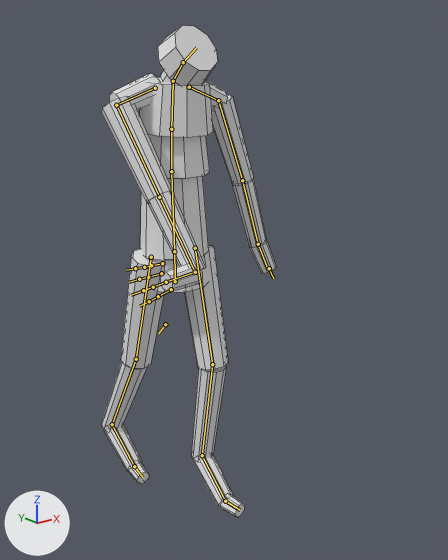
One commit to the FBX model WhipItUp-Blender/exports/WhipAnim_Body.fbx: the scene before it, then after it.
Both versions are drawn from a 50 mm lens placed at (-1.292, -1.889, 1.668), pointed at (0.139, -0.099, 0.953). The axes (+X, +Y, +Z) are drawn at lower left. The lights are the same throughout. The first picture is the older version. Both versions are drawn at frame 13 of the action 'ValheimPlayer|Body_W3_Overhand'; the numbers are the values there. The bones that change, and the others that lie on the model, are drawn over the model as lines. Mesh edges are drawn as thin lines.

The first picture shows 'BodyProxy'.
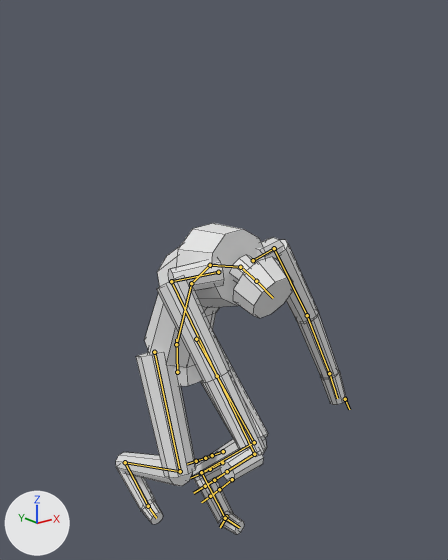
Pixel boxes (x1, y1, x2, y2) of what changed, in the pictures (448 x 560 px):
'BodyProxy', posed (32% wider, 37% shorter)
    before: (102, 26, 276, 517)
    after: (116, 223, 346, 534)
bone 'Hips', root to tip
    before: (175, 281) to (174, 245)
    after: (177, 372) to (176, 339)
bone 'Spine', root to tip
    before: (174, 251) to (171, 171)
    after: (176, 344) to (191, 283)
bone 'Spine1', root to tip
    before: (171, 171) to (171, 129)
    after: (191, 283) to (210, 265)
bone 'Spine2', root to tip
    before: (171, 129) to (173, 81)
    after: (210, 265) to (240, 267)
bone 'Head', root to tip
    before: (183, 62) to (196, 47)
    after: (256, 281) to (273, 298)
bone 'LeftArm', root to tip
    before: (218, 100) to (242, 180)
    after: (274, 248) to (307, 315)
bone 'LeftForeArm', root to tip
    before: (242, 180) to (258, 244)
    after: (307, 315) to (329, 373)
bone 'RightArm', root to tip
    before: (116, 105) to (159, 197)
    after: (171, 281) to (217, 376)
bone 'LeftUpLeg', root to tip
    before: (195, 248) to (212, 364)
    after: (196, 339) to (254, 442)
bone 'LeftLeg', root to tip
    before: (212, 364) to (202, 455)
    after: (254, 442) to (201, 472)
bone 'LeftFoot', root to tip
    before: (202, 455) to (225, 501)
    after: (201, 472) to (225, 518)
bone 'RightUpLeg', root to tip
    before: (151, 257) to (136, 359)
    after: (154, 352) to (180, 471)
bone 'RightLeg', root to tip
    before: (136, 359) to (112, 424)
    after: (180, 471) to (125, 462)
bone 'RightFoot', root to tip
    before: (112, 424) to (134, 466)
    after: (125, 462) to (148, 506)

The change, as a diff of the scene's bpy script:
```diff
--- a/WhipItUp-Blender/exports/WhipAnim_Body.fbx.py
+++ b/WhipItUp-Blender/exports/WhipAnim_Body.fbx.py
@@ bone_hips @@
 bone_hips = bpy.data.objects['ValheimPlayer'].pose.bones['Hips']
-bone_hips.location = (0.0, -0.04, 0.0)
+bone_hips.location = (0.0, -0.422, 0.0)
@@ bone_spine @@
 bone_spine = bpy.data.objects['ValheimPlayer'].pose.bones['Spine']  # child of 'Hips'
-bone_spine.rotation_quaternion = (0.999, 0.032, 0.008, 0.002)  # degrees (4, 1, 0)
+bone_spine.rotation_quaternion = (0.975, 0.222, 0.007, 0.009)  # degrees (26, 1, 1)
@@ bone_spine1 @@
 bone_spine1 = bpy.data.objects['ValheimPlayer'].pose.bones['Spine1']  # child of 'Spine'
-bone_spine1.rotation_quaternion = (0.999, 0.038, 0.009, 0.002)  # degrees (4, 1, 0)
+bone_spine1.rotation_quaternion = (0.966, 0.258, 0.008, 0.011)  # degrees (30, 1, 1)
@@ bone_spine2 @@
 bone_spine2 = bpy.data.objects['ValheimPlayer'].pose.bones['Spine2']  # child of 'Spine1'
-bone_spine2.rotation_quaternion = (0.999, 0.038, 0.009, 0.002)  # degrees (4, 1, 0)
+bone_spine2.rotation_quaternion = (0.966, 0.258, 0.008, 0.011)  # degrees (30, 1, 1)
@@ bone_head @@
 bone_head = bpy.data.objects['ValheimPlayer'].pose.bones['Head']  # child of 'Neck'
-bone_head.rotation_quaternion = (0.998, -0.054, -0.009, 0.012)  # degrees (-6, -1, 1)
+bone_head.rotation_quaternion = (0.983, -0.186, 0.002, -0.001)  # degrees (-21, 0, 0)
@@ bone_leftarm @@
 bone_leftarm = bpy.data.objects['ValheimPlayer'].pose.bones['LeftArm']  # child of 'LeftShoulder'
-bone_leftarm.rotation_quaternion = (0.822, -0.519, 0.124, -0.201)  # degrees (-64, 0, -27)
+bone_leftarm.rotation_quaternion = (0.837, 0.06, 0.097, -0.535)  # degrees (0, 13, -65)
@@ bone_leftforearm @@
 bone_leftforearm = bpy.data.objects['ValheimPlayer'].pose.bones['LeftForeArm']  # child of 'LeftArm'
-bone_leftforearm.rotation_quaternion = (0.974, -0.034, 0.204, -0.09)  # degrees (-6, 23, -12)
+bone_leftforearm.rotation_quaternion = (0.975, 0.087, 0.196, -0.06)  # degrees (9, 23, -5)
@@ bone_rightarm @@
 bone_rightarm = bpy.data.objects['ValheimPlayer'].pose.bones['RightArm']  # child of 'RightShoulder'
-bone_rightarm.rotation_quaternion = (0.625, -0.34, -0.263, 0.652)  # degrees (-51, 7, 89)
+bone_rightarm.rotation_quaternion = (0.657, 0.149, 0.135, 0.726)  # degrees (23, -2, 95)
@@ bone_leftupleg @@
 bone_leftupleg = bpy.data.objects['ValheimPlayer'].pose.bones['LeftUpLeg']  # child of 'Hips'
-bone_leftupleg.rotation_quaternion = (0.99, -0.139, -0.002, 0.002)  # degrees (-16, 0, 0)
+bone_leftupleg.rotation_quaternion = (0.896, -0.445, -0.006, 0.007)  # degrees (-53, 0, 1)
@@ bone_leftleg @@
 bone_leftleg = bpy.data.objects['ValheimPlayer'].pose.bones['LeftLeg']  # child of 'LeftUpLeg'
-bone_leftleg.rotation_quaternion = (0.982, 0.191, 0.001, -0.004)  # degrees (22, 0, 0)
+bone_leftleg.rotation_quaternion = (0.671, 0.741, 0.005, -0.015)  # degrees (96, 2, -1)
@@ bone_leftfoot @@
 bone_leftfoot = bpy.data.objects['ValheimPlayer'].pose.bones['LeftFoot']  # child of 'LeftLeg'
-bone_leftfoot.rotation_quaternion = (0.999, -0.051, 0.002, 0.01)  # degrees (-6, 0, 1)
+bone_leftfoot.rotation_quaternion = (0.931, -0.358, 0.012, 0.07)  # degrees (-42, 4, 7)
@@ bone_rightupleg @@
 bone_rightupleg = bpy.data.objects['ValheimPlayer'].pose.bones['RightUpLeg']  # child of 'Hips'
-bone_rightupleg.rotation_quaternion = (0.995, 0.104, -0.002, -0.005)  # degrees (12, 0, -1)
+bone_rightupleg.rotation_quaternion = (0.977, -0.215, 0.004, 0.01)  # degrees (-25, 1, 1)
@@ bone_rightleg @@
 bone_rightleg = bpy.data.objects['ValheimPlayer'].pose.bones['RightLeg']  # child of 'RightUpLeg'
-bone_rightleg.rotation_quaternion = (0.993, 0.122, -0.001, -0.005)  # degrees (14, 0, -1)
+bone_rightleg.rotation_quaternion = (0.721, 0.692, -0.008, -0.026)  # degrees (88, 1, -3)
@@ bone_rightfoot @@
 bone_rightfoot = bpy.data.objects['ValheimPlayer'].pose.bones['RightFoot']  # child of 'RightLeg'
-bone_rightfoot.rotation_quaternion = (0.985, -0.171, -0.014, -0.027)  # degrees (-20, -2, -3)
+bone_rightfoot.rotation_quaternion = (0.88, -0.468, -0.039, -0.075)  # degrees (-56, -8, -6)
```
